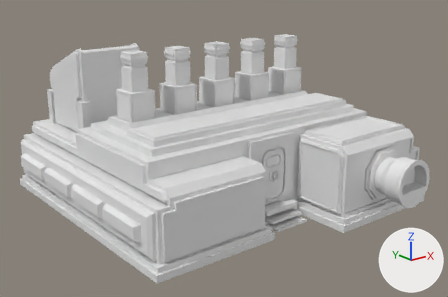
Two versions of the FBX model Assets/Data/Structures/3. Manufacturing/Manufacturer/Manufacturer.fbx, one commit apart.
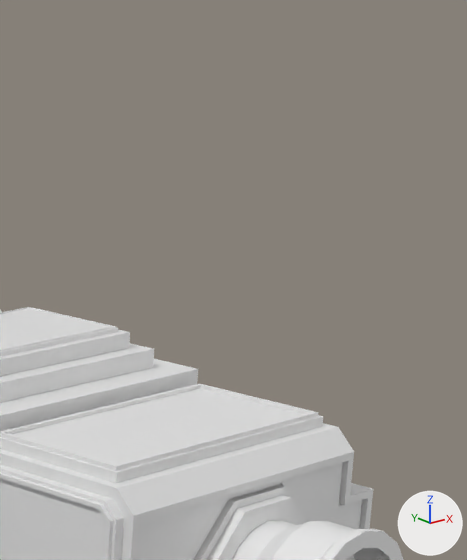
Each version is shown whole from a 50 mm camera at (-1.591, -2.197, 1.336) aimed at (0.496, 0.412, 0.292), then close up on the part from 69% to 100% of the width and 0% to 57% of the height. Every picture has the same lights, and +X, +Y and +Z are marked at lower right. Where no turn or scale is listed for an object, it has been applied to the vertices.

Objects in the first close-up: 'Manufacturer'.
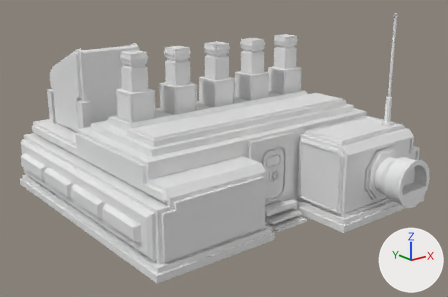
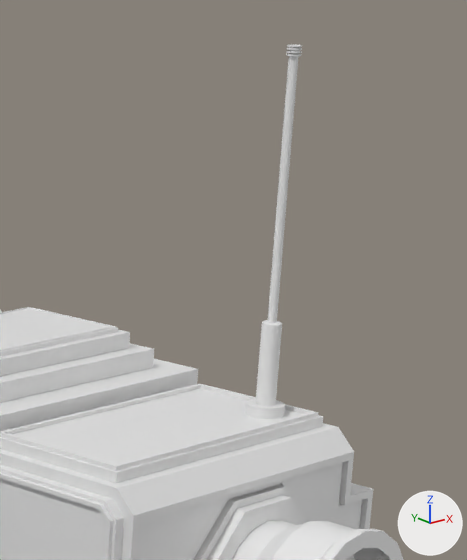
Diff of the bpy script that builds the scene:
```diff
--- a/Assets/Data/Structures/3. Manufacturing/Manufacturer/Manufacturer.fbx.py
+++ b/Assets/Data/Structures/3. Manufacturing/Manufacturer/Manufacturer.fbx.py
@@ me_plane_010 @@
 # used by ob_manufacturer; location = (0.0, 0.0, 0.0)
-me_plane_010.from_pydata(...)  # 2785 vertices, 2696 faces; spans x -0.37..1.37, y -0.5..1.5, z 0.0..0.87
+me_plane_010.from_pydata(...)  # 3105 vertices, 2987 faces; spans x -0.37..1.37, y -0.5..1.5, z 0.0..1.04
+# me_plane_010 part 1: a new loose piece of 320 vertices spanning x 1.13..1.19, y -0.22..-0.15, z 0.44..1.04, in mat_universal_development_shader (its picture is missing)
 me_plane_010.materials.append(mat_universal_development_shader)
```

Changed parts and their boxes (x1, y1, x2, y2) in the close-ups (467 x 560 px):
'Manufacturer', reshaped
    before: (0, 307, 404, 560)
    after: (0, 44, 404, 560)
part 1 of me_plane_010, added
    after: (245, 44, 302, 419)
